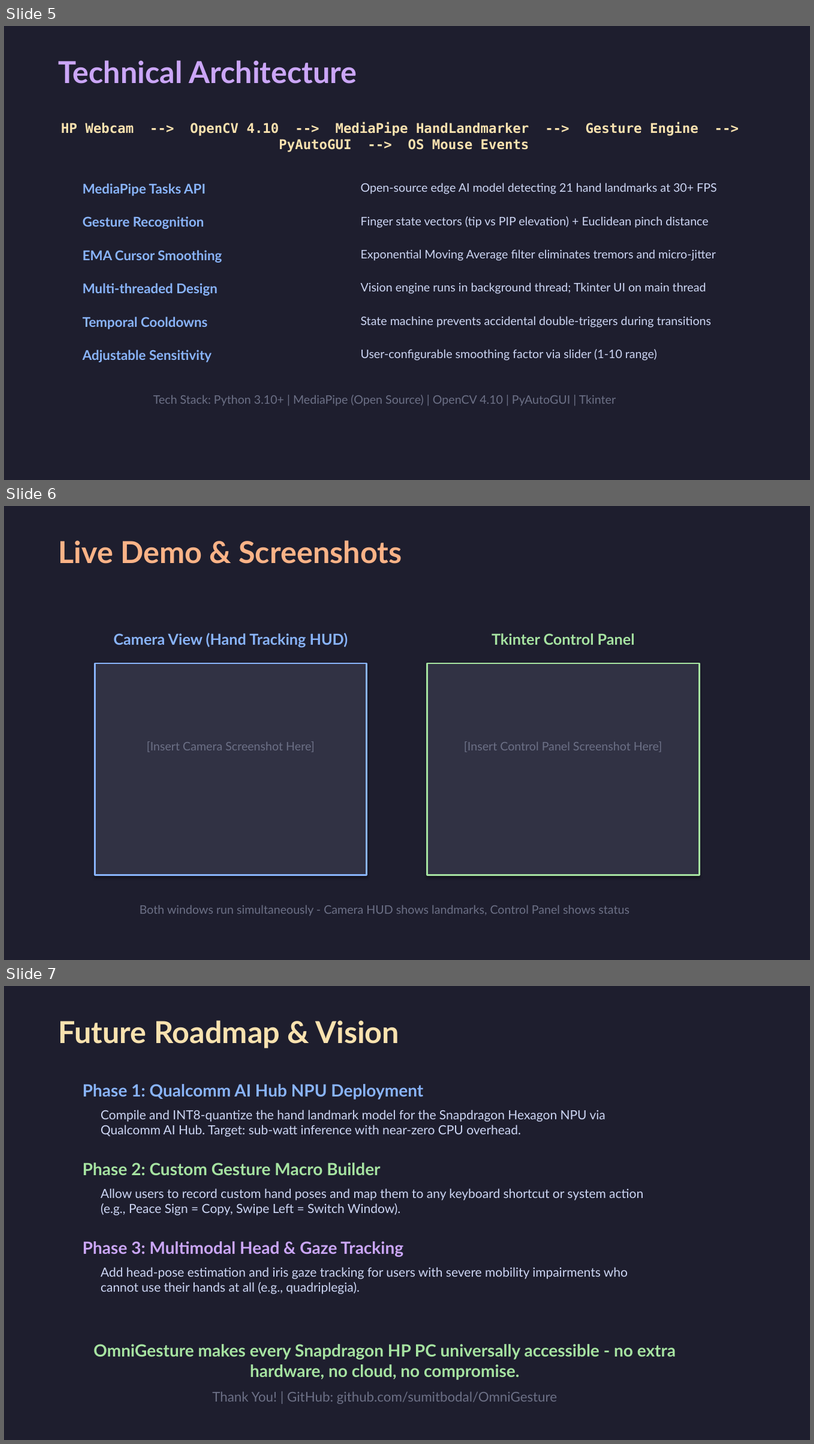
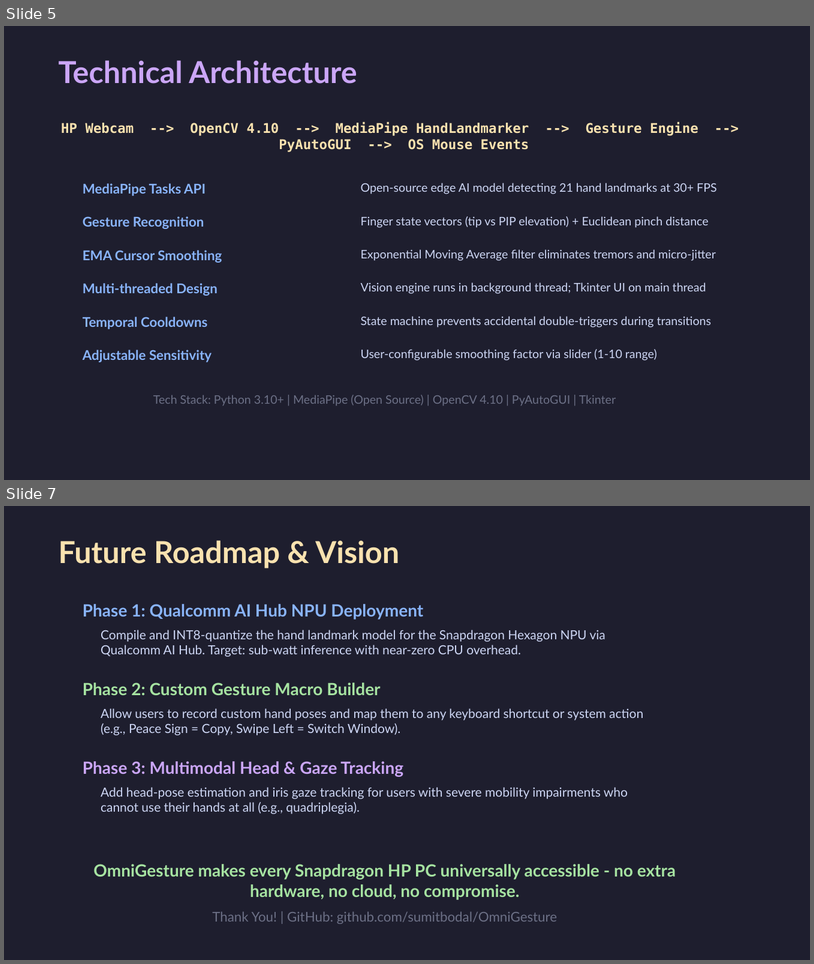
Before and after one commit to sumitbodal/OmniGesture, a slide deck: OmniGesture_Pitch.pptx. Shown one above the other, each under a label of ours: slides 5, 6 and 7 before the commit, slides 5 and 7 after it; the slides between them are not shown. The pictures are 814x1444 and 814x964 pixels, drawn with LibreOffice and Linux fonts; fonts in the diff are those of the drawing. Boxes give left, top, right and bottom in pixels: in the first picture for what was removed or moved away, otherwise in the second. Text is boxed around its words. In the diff, an @@ line names an element or a change of style, - is before the commit and + after.

Commit message:
Refine documentation language and embed UI screenshots

```diff
--- a/OmniGesture_Pitch.pptx
+++ b/OmniGesture_Pitch.pptx
@@ slide 6 removed at [4, 506, 810, 960], background #1E1E2E @@
@@ text removed at [59, 540, 402, 564] @@
-Live Demo & Screenshots
@@ text removed at [114, 633, 348, 648] @@
-Camera View (Hand Tracking HUD)
@@ text removed at [492, 633, 635, 645] @@
-Tkinter Control Panel
@@ rectangle removed at [95, 663, 367, 875] @@
@@ rectangle removed at [428, 663, 699, 875] @@
@@ text removed at [147, 741, 315, 752] @@
-[Insert Camera Screenshot Here]
@@ text removed at [464, 741, 663, 752] @@
-[Insert Control Panel Screenshot Here]
@@ text removed at [140, 905, 630, 915] @@
-Both windows run simultaneously - Camera HUD shows landmarks, Control Panel shows status
```
Also in this commit, not shown: 1 slide added, 3 other files.
